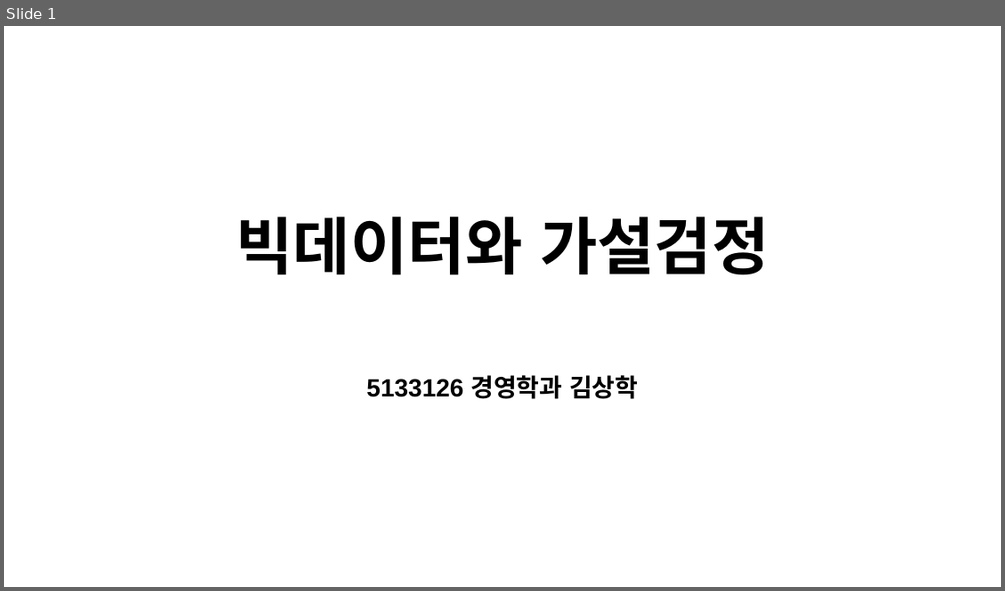
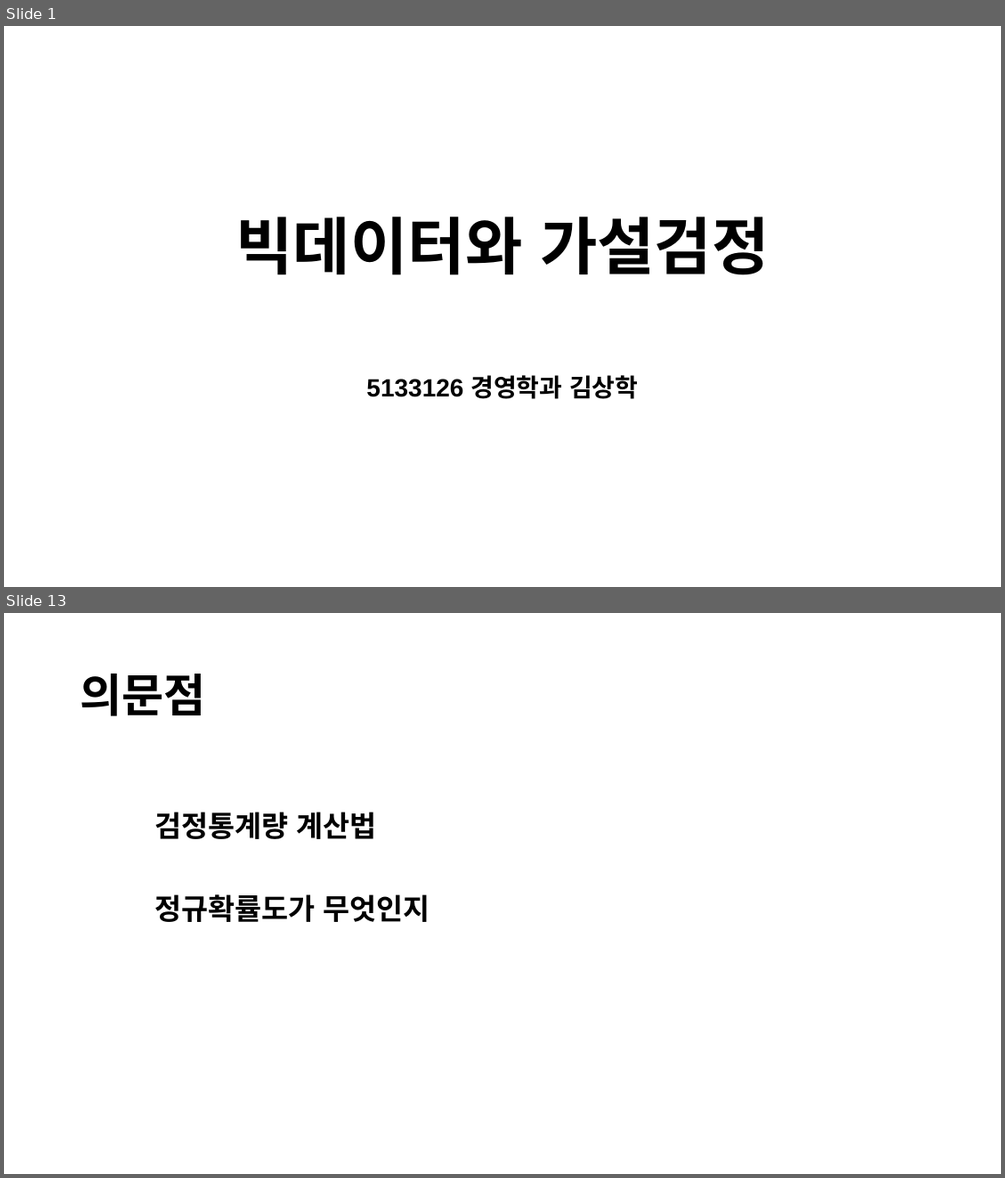
Before and after one commit to DaeguDude/bigdata, a slide deck: bigdata/파이널프로젝트ppt.pptx. Shown one above the other, each under a label of ours: slide 1 before the commit, slides 1 and 13 after it; the slides between them are not shown. The pictures are 1005x591 and 1005x1178 pixels, drawn with LibreOffice and Linux fonts; fonts in the diff are those of the drawing. Boxes give left, top, right and bottom in pixels: in the first picture for what was removed or moved away, otherwise in the second. Text is boxed around its words. In the diff, an @@ line names an element or a change of style, - is before the commit and + after.

```diff
--- a/bigdata/파이널프로젝트ppt.pptx
+++ b/bigdata/파이널프로젝트ppt.pptx
@@ slide 13 added at box(4, 613, 1001, 1174), background #FFFFFF @@
@@ title added at box(80, 674, 206, 716), 44 pt, text #000000, bold @@
+의문점
@@ text added at box(154, 811, 430, 922), 28 pt, text #000000, bold @@
+검정통계량 계산법
+정규확률도가 무엇인지
```
Also in this commit, not shown: 9 slides changed, 2 other slides added, 9 other files.
